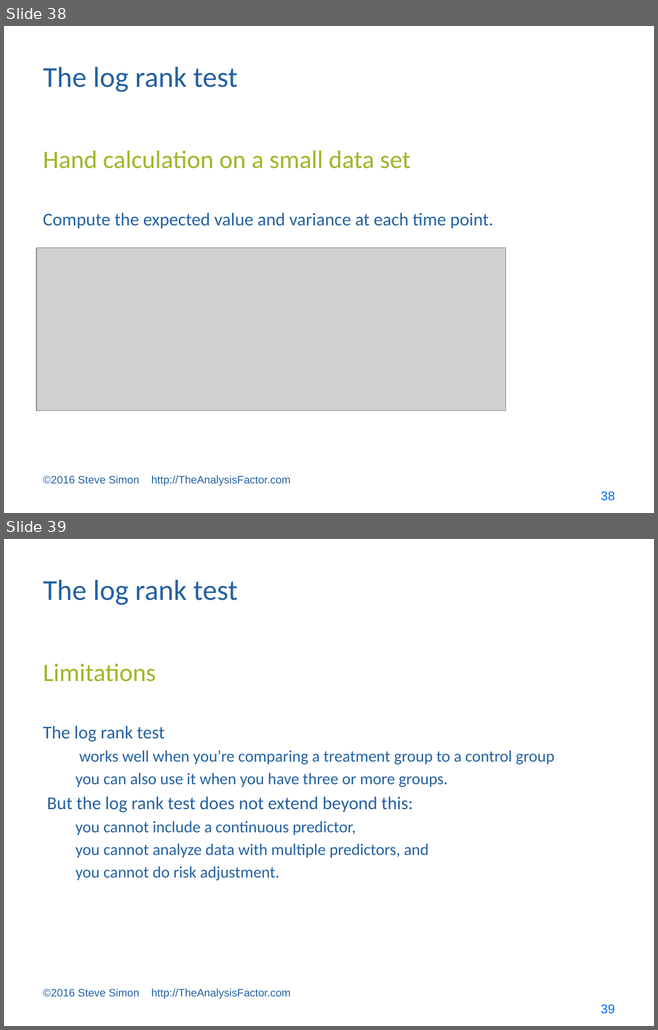
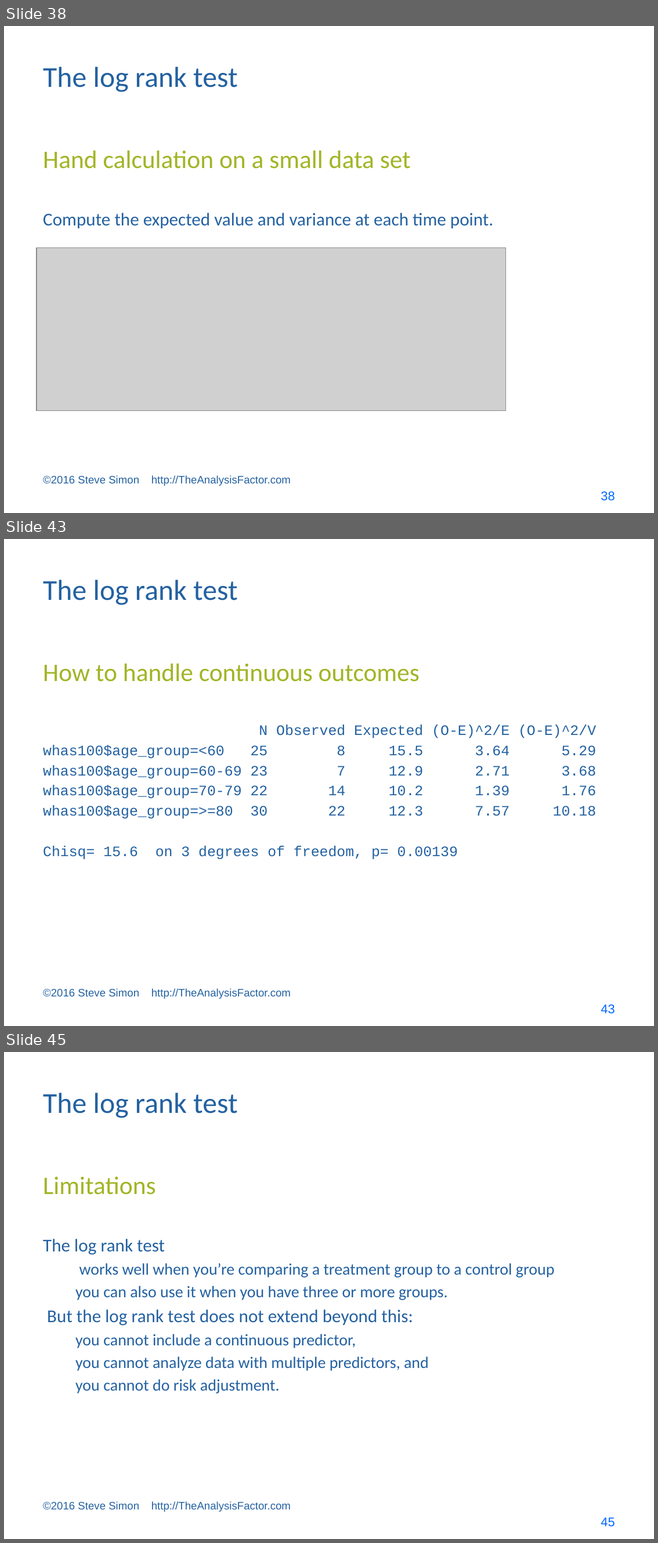
Before and after one commit to pmean/survival-models, a slide deck: bin/survival lecture 1.pptx. Shown one above the other, each under a label of ours: slides 38 and 39 before the commit, slides 38, 43 and 45 after it; the slides between them are not shown. The pictures are 658x1030 and 658x1543 pixels, drawn with LibreOffice and Linux fonts; fonts in the diff are those of the drawing; grey boxes stand for pictures. Boxes give left, top, right and bottom in pixels: in the first picture for what was removed or moved away, otherwise in the second. Text is boxed around its words. In the diff, an @@ line names an element or a change of style, - is before the commit and + after.

Commit message:
Updated age groups plot

```diff
--- a/bin/survival lecture 1.pptx
+++ b/bin/survival lecture 1.pptx
@@ slide 43 added at (x1=4, y1=539, x2=654, y2=1026), background #FFFFFF @@
@@ title added at (x1=43, y1=580, x2=237, y2=605), 32 pt, text #2361A1 @@
+The log rank test
@@ text added at (x1=43, y1=663, x2=419, y2=682), 28 pt, text #A2B525 @@
+How to handle continuous outcomes
@@ text added at (x1=43, y1=725, x2=596, y2=859), 16 pt, text #2361A1 @@
+N Observed Expected (O-E)^2/E (O-E)^2/V
+whas100$age_group=<60 25 8 15.5 3.64 5.29
+whas100$age_group=60-69 23 7 12.9 2.71 3.68
+whas100$age_group=70-79 22 14 10.2 1.39 1.76
+whas100$age_group=>=80 30 22 12.3 7.57 10.18
+Chisq= 15.6 on 3 degrees of freedom, p= 0.00139
@@ text added at (x1=43, y1=988, x2=291, y2=999), 12 pt, text #2361A1 @@
+©2016 Steve Simon http://TheAnalysisFactor.com
@@ page number added at (x1=600, y1=1004, x2=614, y2=1014), 14 pt, text #0066FF @@
+43
@@ what was slide 39 is now slide 45 @@
@@ page number at (x1=600, y1=1518, x2=614, y2=1527): text changed @@
-39
+45
```
Also in this commit, not shown: 5 other slides added, 3 other files.
